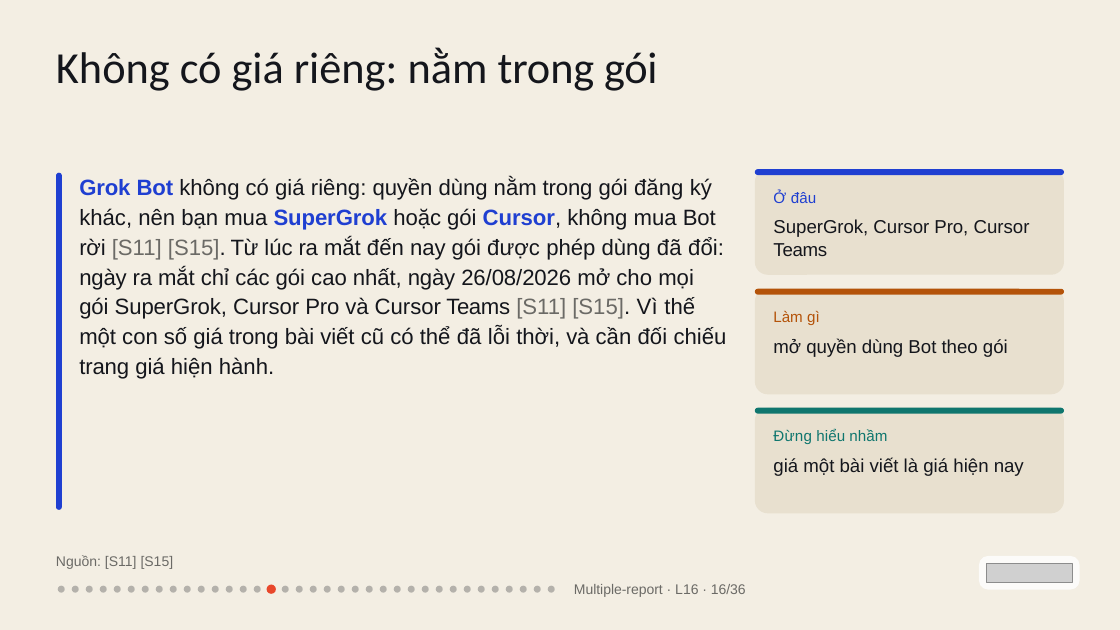
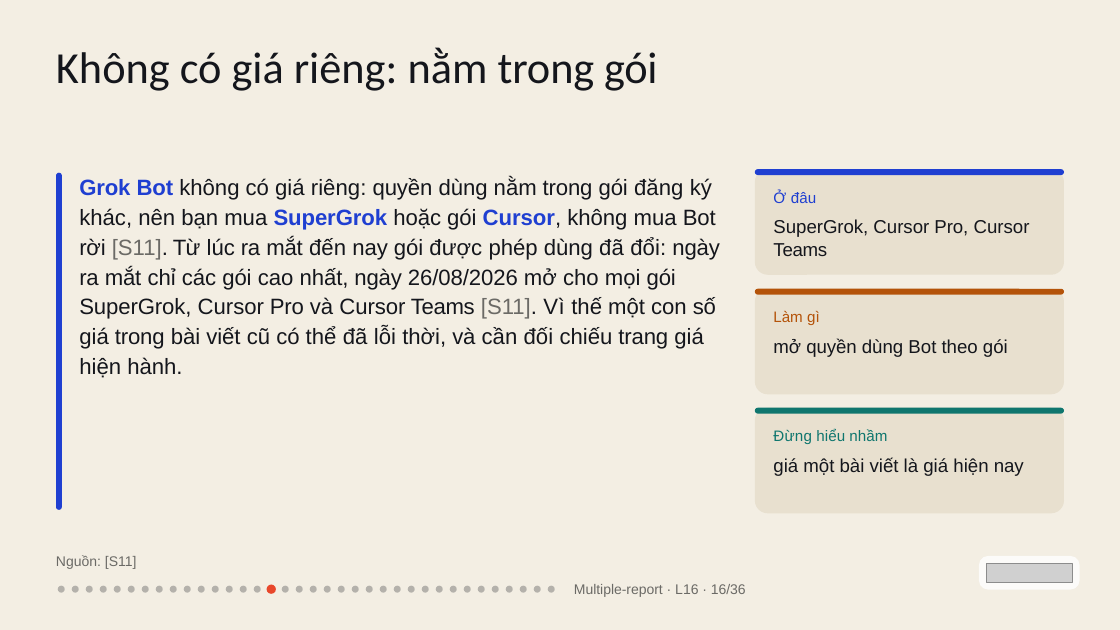
Before and after one commit to vohoailinh90/Multiple-report, a slide deck: slide 16 of lessons/L16/L16.pptx. Drawn at 1120x630 pixels with LibreOffice and Linux fonts; fonts in the diff are those of the drawing; grey boxes stand for pictures. Boxes give left, top, right and bottom in pixels: in the first picture for what was removed or moved away, otherwise in the second. Text is boxed around its words. In the diff, an @@ line names an element or a change of style, - is before the commit and + after.

```diff
--- a/lessons/L16/L16.pptx
+++ b/lessons/L16/L16.pptx
@@ text at [79, 177, 719, 378]: text changed @@
-Grok Bot không có giá riêng: quyền dùng nằm trong gói đăng ký khác, nên bạn mua SuperGrok hoặc gói Cursor, không mua Bot rời [S11] [S15]. Từ lúc ra mắt đến nay gói được phép dùng đã đổi: ngày ra mắt chỉ các gói cao nhất, ngày 26/08/2026 mở cho mọi gói SuperGrok, Cursor Pro và Cursor Teams [S11] [S15]. Vì thế một con số giá trong bài viết cũ có thể đã lỗi thời, và cần đối chiếu trang giá hiện hành.
+Grok Bot không có giá riêng: quyền dùng nằm trong gói đăng ký khác, nên bạn mua SuperGrok hoặc gói Cursor, không mua Bot rời [S11]. Từ lúc ra mắt đến nay gói được phép dùng đã đổi: ngày ra mắt chỉ các gói cao nhất, ngày 26/08/2026 mở cho mọi gói SuperGrok, Cursor Pro và Cursor Teams [S11]. Vì thế một con số giá trong bài viết cũ có thể đã lỗi thời, và cần đối chiếu trang giá hiện hành.
@@ text at [56, 555, 137, 569]: text changed @@
-Nguồn: [S11] [S15]
+Nguồn: [S11]
```
Also in this commit, not shown: 16 other slides changed, 1 other file.
